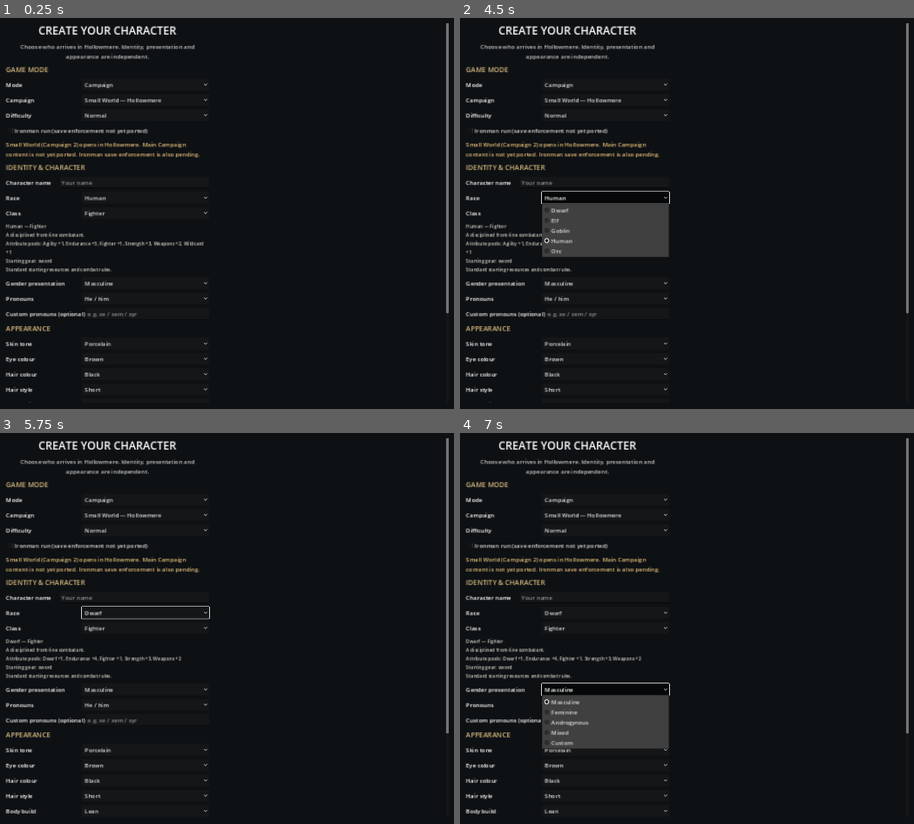
Above: before the commit, frames 1-4 (two rows, left to right).
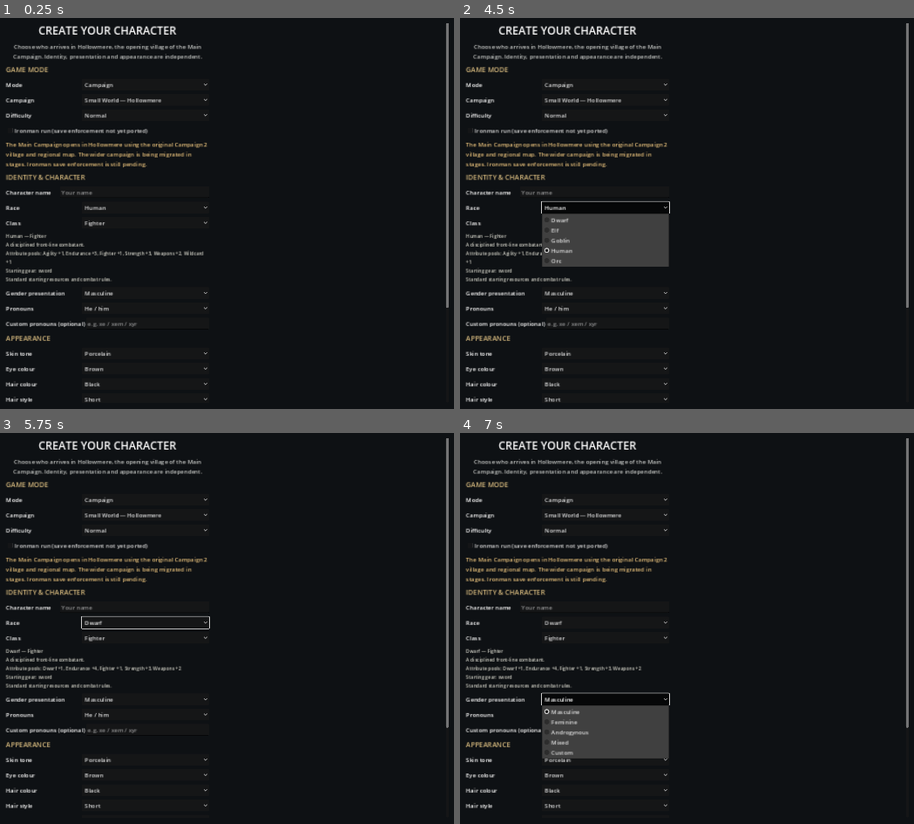
Above: after the commit, the same moments.

Repository: ScottENOC/Silverhart-Saga-3D
Game: Godot game, scene res://scenes/main.tscn
The game is run twice, just before and just after one commit, with the same random seed, the same clock (stepped at 60 frames per second) and the same inputs.
Inputs:
- Up to frame 1 (0.25 s): no input
- Up to frame 2 (4.5 s): click "Campaign" at 0.5 s; click "Campaign" at 1.25 s; click "Normal" at 2 s; click "Normal" at 2.75 s; click "Small World — Hollowmere" at 3.5 s; click "Human" at 4.25 s
- Up to frame 3 (5.75 s): click "Fighter" at 5 s
- Up to frame 4 (7 s): click "Dwarf" at 5.75 s; click "Masculine" at 6.5 s

The runs differ from the first frame. In frame 1, 5.4% of the frame differs, in the area x 1-99%, y 6-99%; in frame 2, 6.6%; in frame 3, 5.7%; in frame 4, 6.8%, in the area x 1-99%, y 6-98%.

Commit message:
Make Hollowmere the Main Campaign start option

Diff:
--- a/scripts/ui/player_character_creator.gd
+++ b/scripts/ui/player_character_creator.gd
@@ -75,7 +75,7 @@
     panel.add_child(title)
 
     var intro := Label.new()
-    intro.text = "Choose who arrives in Hollowmere. Identity, presentation and appearance are independent."
+    intro.text = "Choose who arrives in Hollowmere, the opening village of the Main Campaign. Identity, presentation and appearance are independent."
     intro.autowrap_mode = TextServer.AUTOWRAP_WORD_SMART
     intro.horizontal_alignment = HORIZONTAL_ALIGNMENT_CENTER
     intro.add_theme_color_override("font_color", Color(0.78, 0.79, 0.78))
@@ -148,7 +148,7 @@
     panel.add_child(note)
 
     start_button = Button.new()
-    start_button.text = "BEGIN IN HOLLOWMERE"
+    start_button.text = "BEGIN MAIN CAMPAIGN"
     start_button.custom_minimum_size = Vector2(0, 52)
     start_button.pressed.connect(_finish)
     panel.add_child(start_button)
@@ -241,10 +241,10 @@
     var arena := game_mode_select.get_item_text(game_mode_select.selected) == "Arena"
     campaign_select.visible = not arena
     arena_rewards_check.visible = arena
-    mode_note.text = "Arena is selected, but its lobby and c …(71 unchanged characters)… ble Hollowmere opening." if arena else "Small World (Campaign 2) opens in Hollowmere. Main Campaign content is not yet ported. Ironman save enforcement is also pending."
+    mode_note.text = "Arena is selected, but its lobby and c …(71 unchanged characters)… ble Hollowmere opening." if arena else "The Main Campaign opens in Hollowmere using the original Campaign 2 village and regional map. The wider campaign is being migrated in stages. Ironman save enforcement is still pending."
     if start_button != null:
         start_button.disabled = arena
-        start_button.text = "ARENA MODE NOT YET AVAILABLE" if arena else "BEGIN IN HOLLOWMERE"
+        start_button.text = "ARENA MODE NOT YET AVAILABLE" if arena else "BEGIN MAIN CAMPAIGN"
 
 func _select_text(select: OptionButton, value: String) -> void:
     for index in range(select.item_count):
